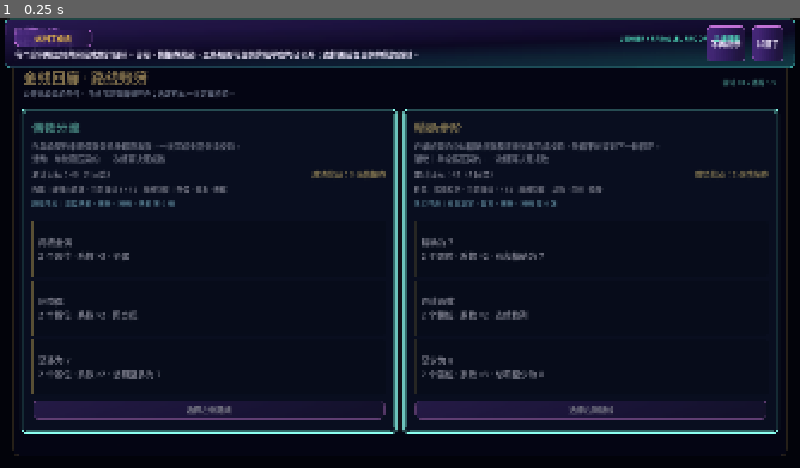
Above: before the commit, frame 1.
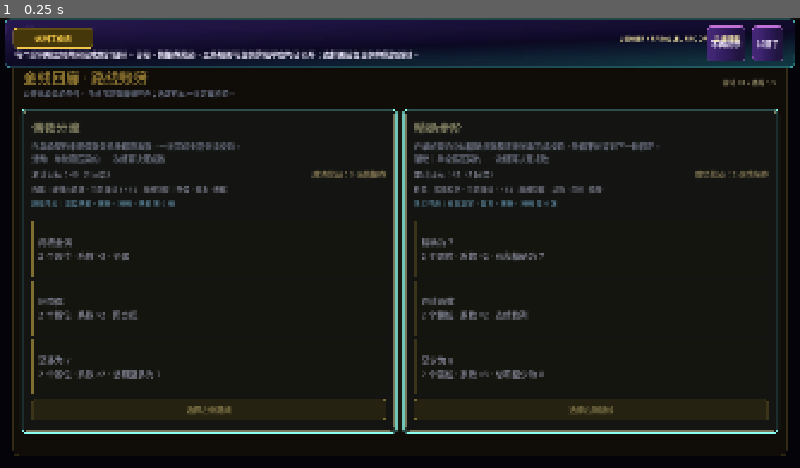
Above: after the commit, the same moment.

Repository: ljq0421/ProjectJoker
Game: Godot game, scene res://scenes/run/gold_corridor_run_screen.tscn
Same seed, same stepped clock (60 frames per second), same inputs: the game is played once before the commit and once after it. This scene is started directly instead of the project's main scene.
Inputs:
- Up to frame 1 (0.25 s): no input

The runs differ from the first frame. In frame 1, 6.0% of the frame differs, in the area x 1-97%, y 2-92%.

Commit message:
style: assign distinct palettes to expedition regions

Diff:
--- a/scripts/ui/area_presentation_catalog.gd
+++ b/scripts/ui/area_presentation_catalog.gd
@@ -3,9 +3,11 @@
 
 const PRESENTATIONS := {
 	&"gold_corridor": {
-		"primary": Color("#e7b84b"),
-		"secondary": Color("#55e7c5"),
-		"background": Color("#07121c"),
+		"primary": Color("#ffd34e"),
+		"secondary": Color("#fff1ad"),
+		"background": Color("#151002"),
+		"surface": Color("#2b2207"),
+		"surface_raised": Color("#46370b"),
 		"pattern": &"parallel_ledger",
 		"sigil": &"abacus",
 		"eyebrow": "LEDGER / PARALLEL PROOF",
@@ -19,7 +21,9 @@
 	&"mirror_hall": {
 		"primary": Color("#79d8ff"),
 		"secondary": Color("#b57aff"),
-		"background": Color("#090b24"),
+		"background": Color("#05091d"),
+		"surface": Color("#0d1732"),
+		"surface_raised": Color("#14264a"),
 		"pattern": &"mirror_axis",
 		"sigil": &"mirror",
 		"eyebrow": "REFLECTION / REVERSE ORDER",
@@ -31,9 +35,11 @@
 		"directive_title": "反照法则",
 	},
 	&"faceless_hub": {
-		"primary": Color("#ff71b7"),
-		"secondary": Color("#65eedb"),
-		"background": Color("#15091d"),
+		"primary": Color("#52e68c"),
+		"secondary": Color("#b7f7c9"),
+		"background": Color("#04110b"),
+		"surface": Color("#0b2417"),
+		"surface_raised": Color("#123b27"),
 		"pattern": &"three_nodes",
 		"sigil": &"faceless",
 		"eyebrow": "PROTOCOL / THREE OPEN SEATS",
--- a/scripts/ui/area_run_screen.gd
+++ b/scripts/ui/area_run_screen.gd
@@ -4,6 +4,8 @@
 const AreaPresentation = preload(
 	"res://scripts/ui/area_presentation_catalog.gd"
 )
+const AreaThemeFactory = preload("res://scripts/ui/area_theme_factory.gd")
+const BASE_THEME = preload("res://resources/themes/neon_dream_theme.tres")
 
 signal expedition_checkpoint_reached(snapshot: Dictionary)
 signal expedition_failed(reason: String)
@@ -138,6 +140,13 @@
 	var presentation: Dictionary = AreaPresentation.new().find(area.id)
 	if presentation.is_empty():
 		return
+	var area_theme := AreaThemeFactory.build(BASE_THEME, presentation)
+	theme = area_theme
+	var settings_button := get_node_or_null(
+		"SettingsLayer/SettingsRoot/SettingsButton"
+	) as Button
+	if settings_button != null:
+		settings_button.theme = area_theme
 	area_chrome_label.text = "%s　%s" % [
 		presentation["eyebrow"],
 		area.display_name,
--- /dev/null
+++ b/scripts/ui/area_theme_factory.gd
@@ -0,0 +1,85 @@
+class_name AreaThemeFactory
+extends RefCounted
+
+static func build(base_theme: Theme, presentation: Dictionary) -> Theme:
+	var themed := base_theme.duplicate(true) as Theme
+	var primary: Color = presentation["primary"]
+	var secondary: Color = presentation["secondary"]
+	var surface: Color = presentation["surface"]
+	var surface_raised: Color = presentation["surface_raised"]
+
+	themed.set_stylebox(
+		"normal",
+		"Button",
+		_button_style(surface_raised, Color(primary, 0.86), 1)
+	)
+	themed.set_stylebox(
+		"hover",
+		"Button",
+		_button_style(surface_raised.lightened(0.1), secondary, 2)
+	)
+	themed.set_stylebox(
+		"pressed",
+		"Button",
+		_button_style(primary.darkened(0.62), primary.lightened(0.18), 2)
+	)
+	themed.set_stylebox(
+		"disabled",
+		"Button",
+		_button_style(surface.darkened(0.08), Color(primary, 0.24), 1)
+	)
+	themed.set_stylebox("focus", "Button", _focus_style(secondary))
+	themed.set_stylebox(
+		"panel",
+		"PanelContainer",
+		_panel_style(surface, Color(secondary, 0.54))
+	)
+	themed.set_color("font_color", "Button", primary.lightened(0.22))
+	themed.set_color("font_hover_color", "Button", Color.WHITE)
+	themed.set_color("font_pressed_color", "Button", Color.WHITE)
+	themed.set_color(
+		"font_disabled_color",
+		"Button",
+		Color(primary.lightened(0.08), 0.42)
+	)
+	return themed
+
+static func _button_style(
+	background: Color,
+	border: Color,
+	border_width: int
+) -> StyleBoxFlat:
+	var style := StyleBoxFlat.new()
+	style.bg_color = background
+	style.border_color = border
+	style.set_border_width_all(border_width)
+	style.set_corner_radius_all(7)
+	style.content_margin_left = 14.0
+	style.content_margin_top = 9.0
+	style.content_margin_right = 14.0
+	style.content_margin_bottom = 9.0
+	return style
+
+static func _panel_style(background: Color, border: Color) -> StyleBoxFlat:
+	var style := StyleBoxFlat.new()
+	style.bg_color = background
+	style.border_color = border
+	style.set_border_width_all(1)
+	style.set_corner_radius_all(8)
+	style.content_margin_left = 16.0
+	style.content_margin_top = 14.0
+	style.content_margin_right = 16.0
+	style.content_margin_bottom = 14.0
+	return style
+
+static func _focus_style(color: Color) -> StyleBoxFlat:
+	var style := StyleBoxFlat.new()
+	style.draw_center = false
+	style.border_color = color
+	style.set_border_width_all(2)
+	style.set_corner_radius_all(8)
+	style.expand_margin_left = 2.0
+	style.expand_margin_top = 2.0
+	style.expand_margin_right = 2.0
+	style.expand_margin_bottom = 2.0
+	return style
--- a/scripts/ui/route_choice_panel.gd
+++ b/scripts/ui/route_choice_panel.gd
@@ -6,6 +6,8 @@
 const AreaPresentation = preload(
 	"res://scripts/ui/area_presentation_catalog.gd"
 )
+const AreaThemeFactory = preload("res://scripts/ui/area_theme_factory.gd")
+const BASE_THEME = preload("res://resources/themes/neon_dream_theme.tres")
 
 var _open_tween: Tween
 
@@ -42,7 +44,7 @@
 		presentation.get("route_code", "未知区域"),
 		route_index + 1,
 	]
-	%RouteInstruction.text = presentation["route_instruction"]
+	_apply_area_presentation(presentation)
 	_bind_route("Left", left, deck_ids, card_catalog, challenge_ids)
 	_bind_route("Right", right, deck_ids, card_catalog, challenge_ids)
 	%LeftRouteButton.set_meta("room_id", left.id)
@@ -52,6 +54,52 @@
 	mouse_filter = Control.MOUSE_FILTER_STOP
 	call_deferred("_play_open_motion")
 	return true
+
+func _apply_area_presentation(presentation: Dictionary) -> void:
+	if presentation.is_empty():
+		return
+	var primary: Color = presentation["primary"]
+	var secondary: Color = presentation["secondary"]
+	var background: Color = presentation["background"]
+	theme = AreaThemeFactory.build(BASE_THEME, presentation)
+	%RouteTitle.add_theme_color_override("font_color", primary)
+	%RouteInstruction.text = presentation["route_instruction"]
+	%LedgerMark.add_theme_color_override("font_color", secondary)
+	$SafeArea/RouteLedger/LedgerColumn/HeaderRule.color = Color(primary, 0.72)
+	_retheme_panel(%RouteLedger, primary, background.lightened(0.025))
+	var route_pages := [
+		$SafeArea/RouteLedger/LedgerColumn/RoutePages/LeftRoutePage,
+		$SafeArea/RouteLedger/LedgerColumn/RoutePages/RightRoutePage,
+	]
+	for route_page in route_pages:
+		_retheme_panel(route_page, secondary, background.lightened(0.055))
+	var lane_panels := [
+		%LeftLaneOne.get_parent(),
+		%LeftLaneTwo.get_parent(),
+		%LeftLaneThree.get_parent(),
+		%RightLaneOne.get_parent(),
+		%RightLaneTwo.get_parent(),
+		%RightLaneThree.get_parent(),
+	]
+	for lane_panel in lane_panels:
+		_retheme_panel(lane_panel, primary, presentation["surface"].darkened(0.18))
+	for route_name in [%LeftRouteName, %RightRouteName]:
+		route_name.add_theme_color_override("font_color", secondary)
+	for button in [%LeftRouteButton, %RightRouteButton]:
+		button.add_theme_color_override("font_color", primary.lightened(0.26))
+
+func _retheme_panel(
+	panel: PanelContainer,
+	border_color: Color,
+	background_color: Color
+) -> void:
+	var current := panel.get_theme_stylebox("panel") as StyleBoxFlat
+	if current == null:
+		return
+	var themed := current.duplicate() as StyleBoxFlat
+	themed.border_color = border_color
+	themed.bg_color = background_color
+	panel.add_theme_stylebox_override("panel", themed)
 
 func _play_open_motion() -> void:
 	var ledger := %RouteLedger as Control
--- a/scripts/ui/shop/shop_screen.gd
+++ b/scripts/ui/shop/shop_screen.gd
@@ -10,6 +10,8 @@
 const AreaPresentation = preload(
 	"res://scripts/ui/area_presentation_catalog.gd"
 )
+const AreaThemeFactory = preload("res://scripts/ui/area_theme_factory.gd")
+const BASE_THEME = preload("res://resources/themes/neon_dream_theme.tres")
 
 @export var content_top_inset := 0.0
 
@@ -50,6 +52,13 @@
 	var presentation: Dictionary = AreaPresentation.new().find(area_id)
 	if presentation.is_empty():
 		return
+	var area_theme := AreaThemeFactory.build(BASE_THEME, presentation)
+	theme = area_theme
+	var settings_button := get_node_or_null(
+		"SettingsLayer/SettingsRoot/SettingsButton"
+	) as Button
+	if settings_button != null:
+		settings_button.theme = area_theme
 	background.color = presentation["background"]
 	area_identity_bar.color = presentation["primary"]
 	area_stage_label.text = "%s / %s" % [
--- a/scripts/ui/single_encounter_screen.gd
+++ b/scripts/ui/single_encounter_screen.gd
@@ -15,6 +15,8 @@
 const AreaPresentation = preload(
 	"res://scripts/ui/area_presentation_catalog.gd"
 )
+const AreaThemeFactory = preload("res://scripts/ui/area_theme_factory.gd")
+const BASE_THEME = preload("res://resources/themes/neon_dream_theme.tres")
 
 @export var tutorial_auto_start: bool = true
 @export var tutorial_config_path: String = "user://onboarding.cfg"
@@ -145,6 +147,13 @@
 	if presentation.is_empty():
 		return
 	_area_id = area_id
+	var area_theme := AreaThemeFactory.build(BASE_THEME, presentation)
+	theme = area_theme
+	var settings_button := get_node_or_null(
+		"SettingsLayer/SettingsRoot/SettingsButton"
+	) as Button
+	if settings_button != null:
+		settings_button.theme = area_theme
 	background.color = presentation["background"]
 	area_identity_bar.color = presentation["primary"]
 	area_label.add_theme_color_override("font_color", presentation["secondary"])
@@ -155,7 +164,19 @@
 	area_atmosphere.configure(area_id)
 	dealer_sigil.configure(area_id)
 	%AreaDirectivePanel.visible = true
+	%AreaDirectiveAccent.color = presentation["primary"]
 	%AreaDirectiveTitle.text = presentation["directive_title"]
+	var directive_style := %AreaDirectivePanel.get_theme_stylebox(
+		"panel"
+	) as StyleBoxFlat
+	if directive_style != null:
+		var themed_directive := directive_style.duplicate() as StyleBoxFlat
+		themed_directive.border_color = Color(presentation["primary"], 0.82)
+		themed_directive.bg_color = presentation["background"].lightened(0.055)
+		%AreaDirectivePanel.add_theme_stylebox_override(
+			"panel",
+			themed_directive
+		)
 
 func bind_dealer(dealer: DealerDefinition) -> void:
 	dealer_definition = dealer
--- a/tests/area_presentation_catalog_test.gd
+++ b/tests/area_presentation_catalog_test.gd
@@ -16,6 +16,8 @@
 			"primary",
 			"secondary",
 			"background",
+			"surface",
+			"surface_raised",
 			"pattern",
 			"sigil",
 			"eyebrow",
@@ -54,3 +56,11 @@
 		"无名协议",
 		"faceless ordinary rooms should have a non-dealer identity"
 	)
+	var gold_palette: Dictionary = catalog.find(&"gold_corridor")
+	assert_equal(gold_palette.primary, Color("#ffd34e"), "gold should use contract yellow")
+	assert_equal(gold_palette.secondary, Color("#fff1ad"), "gold should use ivory copy accents")
+	assert_equal(gold_palette.background, Color("#151002"), "gold should use a warm near-black")
+	var faceless_palette: Dictionary = catalog.find(&"faceless_hub")
+	assert_equal(faceless_palette.primary, Color("#52e68c"), "faceless should use terminal green")
+	assert_equal(faceless_palette.secondary, Color("#b7f7c9"), "faceless should use pale protocol green")
+	assert_equal(faceless_palette.background, Color("#04110b"), "faceless should use ink green-black")
--- /dev/null
+++ b/tests/area_theme_factory_test.gd
@@ -0,0 +1,41 @@
+extends "res://tests/test_case.gd"
+
+const FACTORY_PATH := "res://scripts/ui/area_theme_factory.gd"
+const BASE_THEME := preload("res://resources/themes/neon_dream_theme.tres")
+const PRESENTATIONS := preload("res://scripts/ui/area_presentation_catalog.gd")
+
+func run() -> void:
+	var factory_script := load(FACTORY_PATH)
+	assert_true(factory_script != null, "area theme factory should exist")
+	if factory_script == null:
+		return
+	var button_surfaces: Dictionary = {}
+	var panel_surfaces: Dictionary = {}
+	for area_id in [&"gold_corridor", &"mirror_hall", &"faceless_hub"]:
+		var presentation: Dictionary = PRESENTATIONS.new().find(area_id)
+		for key in ["surface", "surface_raised"]:
+			assert_true(
+				presentation.has(key),
+				"%s should define %s" % [area_id, key]
+			)
+		var themed: Theme = factory_script.build(BASE_THEME, presentation)
+		var button_style := themed.get_stylebox("normal", "Button") as StyleBoxFlat
+		var panel_style := themed.get_stylebox("panel", "PanelContainer") as StyleBoxFlat
+		assert_true(button_style != null, "%s buttons should use a flat area surface" % area_id)
+		assert_true(panel_style != null, "%s panels should use a flat area surface" % area_id)
+		if button_style != null:
+			assert_equal(
+				button_style.bg_color,
+				presentation["surface_raised"],
+				"%s button surface should follow its area palette" % area_id
+			)
+			button_surfaces[button_style.bg_color] = true
+		if panel_style != null:
+			assert_equal(
+				panel_style.bg_color,
+				presentation["surface"],
+				"%s panel surface should follow its area palette" % area_id
+			)
+			panel_surfaces[panel_style.bg_color] = true
+	assert_equal(button_surfaces.size(), 3, "all three button surfaces should be distinct")
+	assert_equal(panel_surfaces.size(), 3, "all three panel surfaces should be distinct")
--- a/tests/gold_corridor_ui_contract_test.gd
+++ b/tests/gold_corridor_ui_contract_test.gd
@@ -135,6 +135,16 @@
 		"三轮反照" in panel.get_node("%RouteInstruction").text,
 		"mirror route instruction should disclose the reflection structure"
 	)
+	var mirror_ledger_style := panel.get_node(
+		"%RouteLedger"
+	).get_theme_stylebox("panel") as StyleBoxFlat
+	assert_equal(
+		mirror_ledger_style.border_color,
+		preload("res://scripts/ui/area_presentation_catalog.gd").new()
+			.find(&"mirror_hall").primary,
+		"route ledger border should use the bound area's primary color"
+	)
+
 	var faceless_area := AreaCatalog.new().faceless_hub()
 	assert_true(
 		panel.bind_routes(
Not shown, added: scripts/ui/area_theme_factory.gd.uid
Not shown, added: tests/area_theme_factory_test.gd.uid
